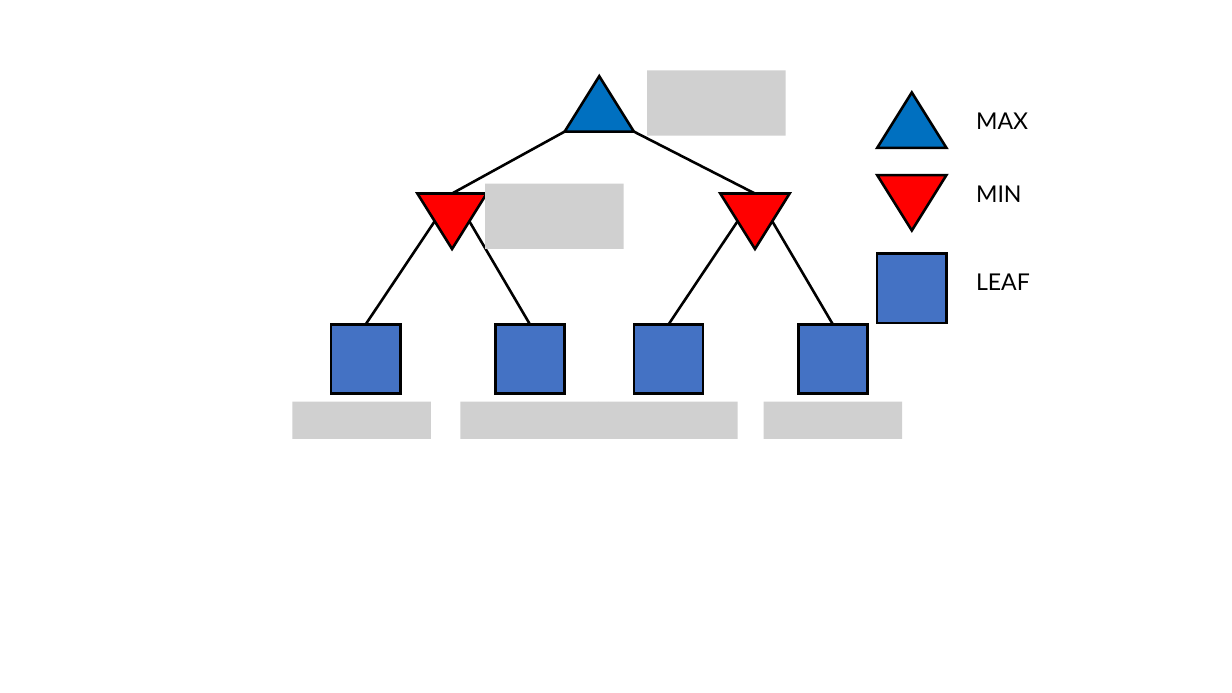
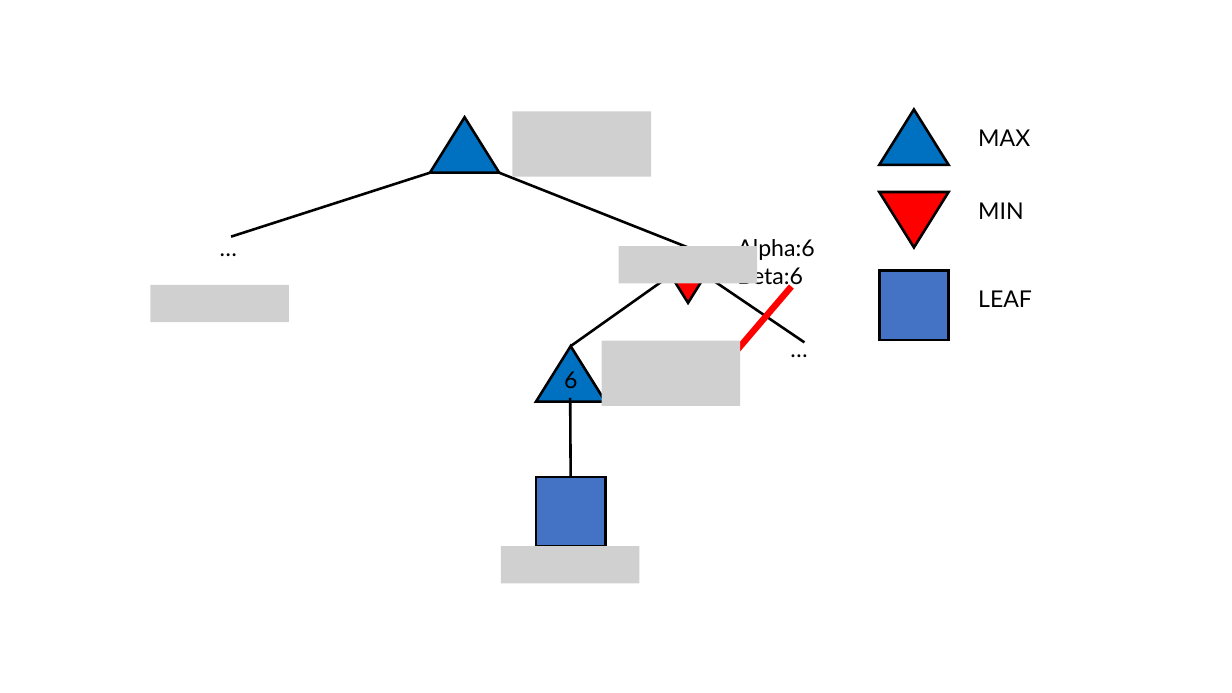
Before and after one commit to Ofir-Manor/ai_hw2, a slide deck: slide 9 of hw2-examples.pptx (slide 8 before the commit). Drawn at 1232x693 pixels with LibreOffice and Linux fonts; fonts in the diff are those of the drawing; grey boxes stand for pictures. Boxes give left, top, right and bottom in pixels: in the first picture for what was removed or moved away, otherwise in the second. Text is boxed around its words. In the diff, an @@ line names an element or a change of style, - is before the commit and + after.

```diff
--- a/hw2-examples.pptx
+++ b/hw2-examples.pptx
@@ group removed at (292,70,902,439): 5 pictures, 3 rectangles, 2 lines, 1 triangle @@
@@ triangle: place and size @@
-triangle at (565,76,634,131)
+triangle at (430,117,499,173)
@@ text "MAX": place and size @@
-text "MAX" at (976,112,1028,129)
+text "MAX" at (978,129,1030,146)
@@ line moved from (565, 131) - (452, 193) to (430, 173) - (231, 237) @@
@@ line moved from (634, 131) - (755, 193) to (499, 173) - (689, 248) @@
@@ picture removed at (485,184,624,250) @@
@@ 2 triangles, 1 rectangle: place and size @@
-2 triangles, 1 rectangle at (877,92,946,323)
+2 triangles, 1 rectangle at (880,109,949,340)
@@ text "MIN": place and size @@
-text "MIN" at (976,185,1022,202)
+text "MIN" at (978,202,1024,219)
@@ triangle: place and size @@
-triangle at (721,193,790,249)
+triangle at (653,248,723,303)
@@ line moved from (669, 324) - (738, 221) to (571, 347) - (671, 275) @@
@@ line moved from (833, 324) - (773, 221) to (805, 343) - (705, 275) @@
@@ text "LEAF": place and size @@
-text "LEAF" at (976,273,1030,290)
+text "LEAF" at (978,290,1032,307)
@@ group added at (151,112,921,583): 5 pictures, 4 texts, 2 lines, 1 triangle @@
+Alpha:6
+Beta:6
+6
+…
+…
@@ rectangle: place and size @@
-rectangle at (799,324,868,394)
+rectangle at (536,477,605,546)
```
Also in this commit, not shown: 3 other files.
